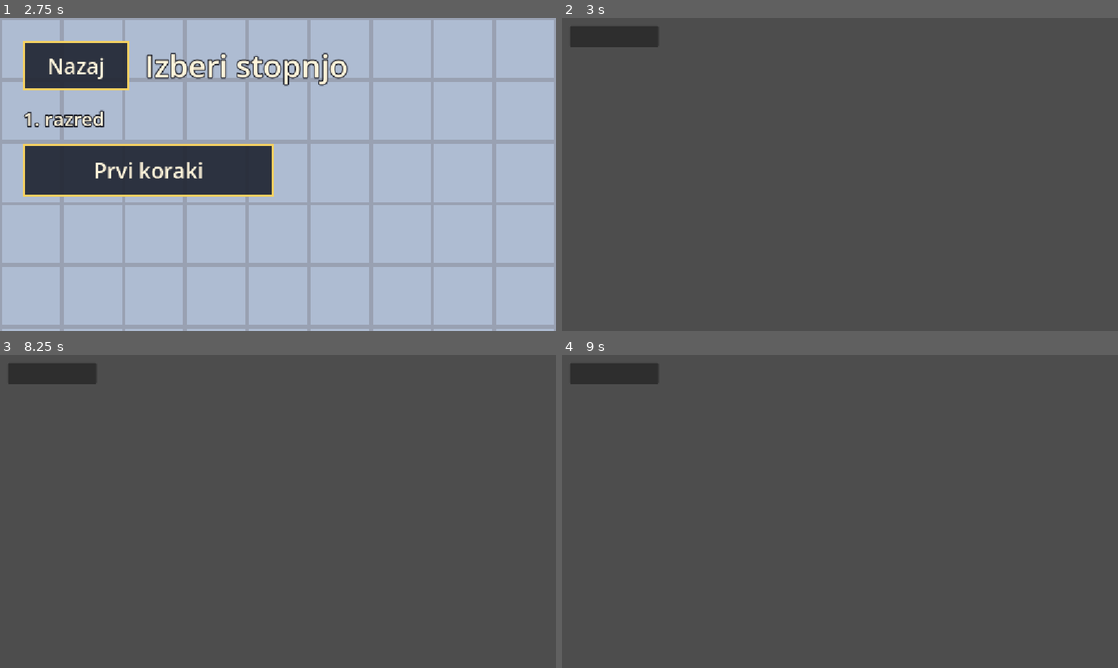
Above: before the commit, frames 1-4 (two rows, left to right).
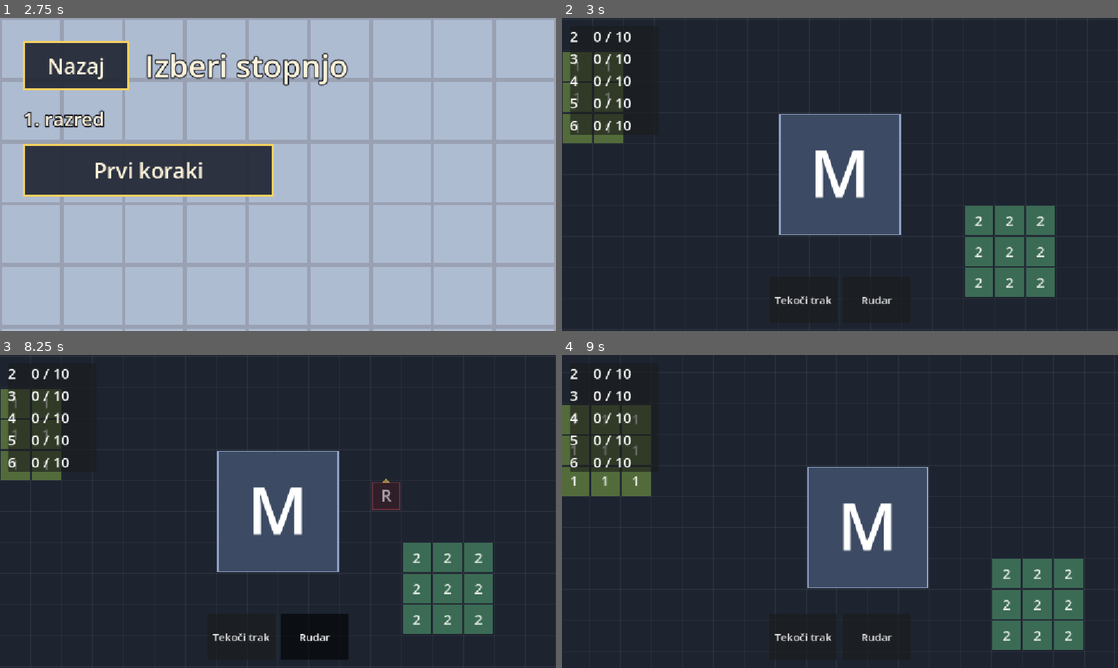
Above: after the commit, the same moments.

Repository: Maksim3l/MatFab
Game: Godot game, scene res://ui/main_menu.tscn
The game is run twice, just before and just after one commit, with the same random seed, the same clock (stepped at 60 frames per second) and the same inputs.
Inputs (mouse positions are in pixels of both pictures, inside the frame that each line leads up to):
- Up to frame 1 (2.75 s): click "Igraj" at 0.5 s; click "Nazaj" at 1.25 s; click "Igraj" at 2 s
- Up to frame 2 (3 s): click "Prvi koraki" at 2.75 s
- Up to frame 3 (8.25 s): click (239, 636) at 3.5 s, where only the run after the commit has a clickable "Tekoči trak"; click (316, 636) at 4.25 s, where only the run after the commit has a clickable "Rudar"; click (239, 636) at 5 s, where only the run after the commit has a clickable "Tekoči trak"; click (316, 636) at 5.75 s, where only the run after the commit has a clickable "Rudar"; click (239, 636) at 6.5 s, where only the run after the commit has a clickable "Tekoči trak"; click (316, 636) at 7.25 s, where only the run after the commit has a clickable "Rudar"; tap Enter at 8 s; move the mouse to (400, 495) at 8.02 s; hold Shift from 8.03 s (still down); click (400, 495) at 8.17 s
- Up to frame 4 (9 s): release Shift at 8.75 s; tap Space at 8.75 s; drag from (728, 527) to (812, 574) at 8.77 s

Frame 1 is identical in both runs. In frame 2, 92% of the frame differs, in the area x 0-100%, y 0-100%; in frame 3, 92%; in frame 4, 92%.
Error before the commit: Parse Error: Too few arguments for "show_sim()" call. Expected at least 3 but received 2. (res://game/play.gd:8)

Commit message:
Game: Pass the level's blocks to the play screen and show the toolbar

Diff:
--- a/game/play.gd
+++ b/game/play.gd
@@ -5,5 +5,6 @@
 
 
 func _ready() -> void:
-	world_view.show_sim(Game.sim, Game.clock)
+	world_view.show_sim(Game.sim, Game.clock, Game.level.buildable)
 	hud.show_goals(Game.sim.tracker)
+	hud.show_toolbar(world_view.build_tool)
